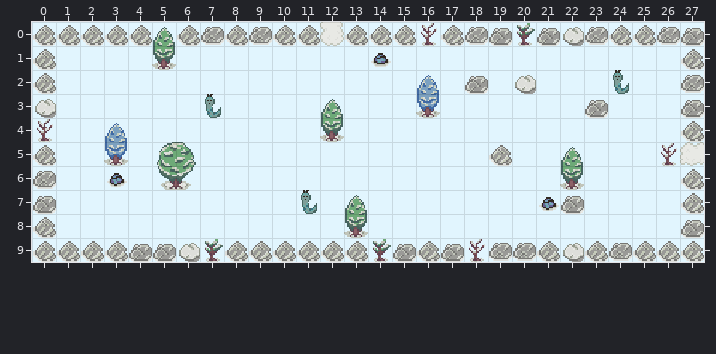
Tiled map: assets/maps/story/23.tmx. Above is the file before it was changed.
Cells are 16x16 px. Shown: x 0..27, y 0..9.
After the commit:
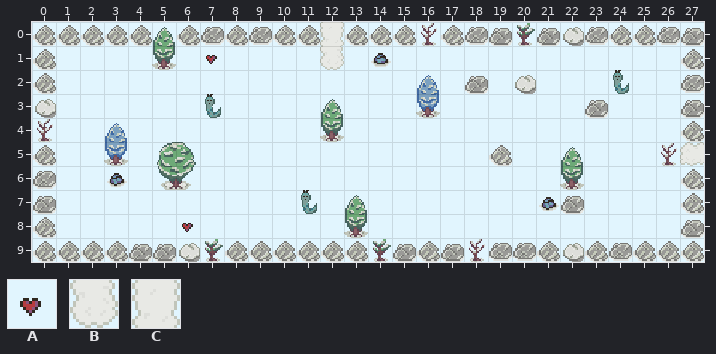
Key: from "basic": A 11 "Modifier"; from "outdoor-1": B 11 "Ground", C 27 "Ground".
_ is an empty cell.
Objects are placed by their top-left corner, in cells (3,4 is the top-left corner of cell 3,4); size is 1x1 cell unless given.
Changes in this commit:
{"where": "layer \"Tile Layer 1\""}
{"y":0,"x":12,"old":"B","new":"C"}
{"y":1,"x":12,"old":"_","new":"B"}
{"where": "layer \"items\""}
{"now": "A \"Modifier\" at 7,1"}
{"now": "A \"Modifier\" at 6,8"}
{"label":"changed","picture_box":[320,22,344,70]}
{"label":"added","picture_box":[206,55,217,64]}
{"label":"added","picture_box":[182,223,193,232]}
